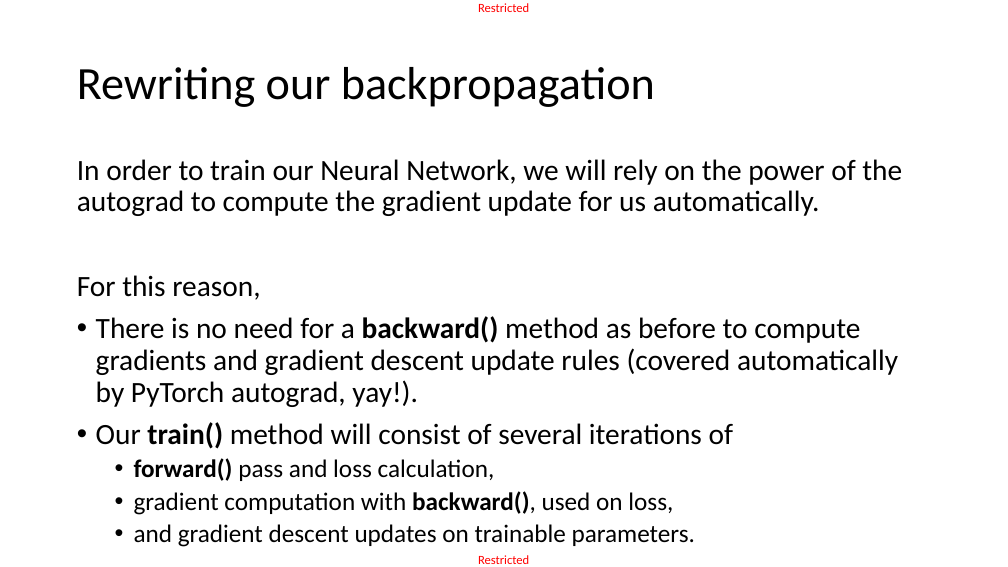
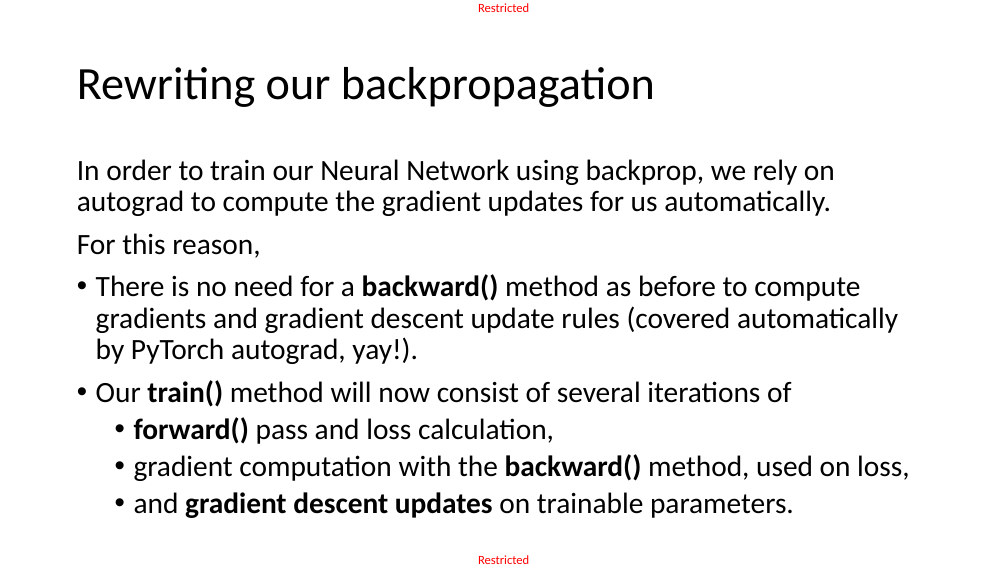
Before and after one commit to matthieudemari/SUTD_DL_50_039, a slide deck: slide 13 of W3/2. W3S2 final/W3S2.pptx. Drawn at 1008x567 pixels with LibreOffice and Linux fonts; fonts in the diff are those of the drawing. Boxes give left, top, right and bottom in pixels: in the first picture for what was removed or moved away, otherwise in the second. Text is boxed around its words. In the diff, an @@ line names an element or a change of style, - is before the commit and + after.

```diff
--- a/W3/2. W3S2 final/W3S2.pptx
+++ b/W3/2. W3S2 final/W3S2.pptx
@@ text at box(77, 159, 835, 216): text changed @@
-In order to train our Neural Network, we will rely on the power of the autograd to compute the gradient update for us automatically.
+In order to train our Neural Network using backprop, we rely on autograd to compute the gradient updates for us automatically.
@@ text at box(96, 380, 791, 407): text changed @@
-• Our train() method will consist of several iterations of
+• Our train() method will now consist of several iterations of
@@ text at box(134, 417, 794, 518): size 24 to 28 pt in "forward() pass and loss calculation,", "and gradient descent updates on trainable parameters."; bold on in "gradient descent updates" @@
@@ text at box(134, 454, 909, 481): text changed; size 24 to 28 pt @@
-  • gradient computation with backward(), used on loss,
+  • gradient computation with the backward() method, used on loss,
```
Also in this commit, not shown: 9 other slides changed, 11 other files.
